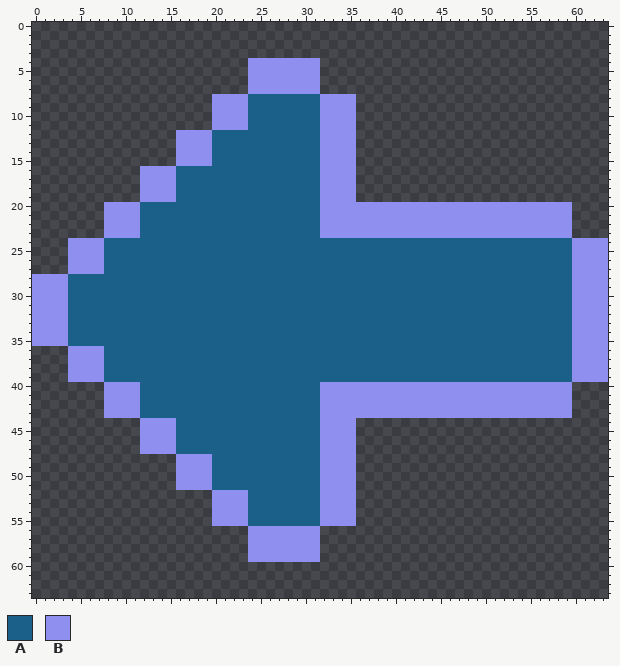
A pixel-art sprite gets an edit: assets/boton-flecha-izquierda.png. Above: the version before the commit.
The file is 64x64 pixels. Pixels under 10% opacity are left out.
Palette (. is transparent): A #1b6089  B #8f8fef
Pixels before (only the part around the change), first column x 0:
 0 ................................................................
 1 ................................................................
 2 ................................................................
 3 ................................................................
 4 ........................BBBBBBBB................................
 5 ........................BBBBBBBB................................
 6 ........................BBBBBBBB................................
 7 ........................BBBBBBBB................................
 8 ....................BBBBAAAAAAAABBBB............................
 9 ....................BBBBAAAAAAAABBBB............................
10 ....................BBBBAAAAAAAABBBB............................
11 ....................BBBBAAAAAAAABBBB............................
12 ................BBBBAAAAAAAAAAAABBBB............................
13 ................BBBBAAAAAAAAAAAABBBB............................
14 ................BBBBAAAAAAAAAAAABBBB............................
15 ................BBBBAAAAAAAAAAAABBBB............................
16 ............BBBBAAAAAAAAAAAAAAAABBBB............................
17 ............BBBBAAAAAAAAAAAAAAAABBBB............................
18 ............BBBBAAAAAAAAAAAAAAAABBBB............................
19 ............BBBBAAAAAAAAAAAAAAAABBBB............................
20 ........BBBBAAAAAAAAAAAAAAAAAAAABBBBBBBBBBBBBBBBBBBBBBBBBBBB....
21 ........BBBBAAAAAAAAAAAAAAAAAAAABBBBBBBBBBBBBBBBBBBBBBBBBBBB....
22 ........BBBBAAAAAAAAAAAAAAAAAAAABBBBBBBBBBBBBBBBBBBBBBBBBBBB....
23 ........BBBBAAAAAAAAAAAAAAAAAAAABBBBBBBBBBBBBBBBBBBBBBBBBBBB....
24 ....BBBBAAAAAAAAAAAAAAAAAAAAAAAAAAAAAAAAAAAAAAAAAAAAAAAAAAAABBBB
25 ....BBBBAAAAAAAAAAAAAAAAAAAAAAAAAAAAAAAAAAAAAAAAAAAAAAAAAAAABBBB
26 ....BBBBAAAAAAAAAAAAAAAAAAAAAAAAAAAAAAAAAAAAAAAAAAAAAAAAAAAABBBB
27 ....BBBBAAAAAAAAAAAAAAAAAAAAAAAAAAAAAAAAAAAAAAAAAAAAAAAAAAAABBBB
28 BBBBAAAAAAAAAAAAAAAAAAAAAAAAAAAAAAAAAAAAAAAAAAAAAAAAAAAAAAAABBBB
29 BBBBAAAAAAAAAAAAAAAAAAAAAAAAAAAAAAAAAAAAAAAAAAAAAAAAAAAAAAAABBBB
30 BBBBAAAAAAAAAAAAAAAAAAAAAAAAAAAAAAAAAAAAAAAAAAAAAAAAAAAAAAAABBBB
31 BBBBAAAAAAAAAAAAAAAAAAAAAAAAAAAAAAAAAAAAAAAAAAAAAAAAAAAAAAAABBBB
32 BBBBAAAAAAAAAAAAAAAAAAAAAAAAAAAAAAAAAAAAAAAAAAAAAAAAAAAAAAAABBBB
33 BBBBAAAAAAAAAAAAAAAAAAAAAAAAAAAAAAAAAAAAAAAAAAAAAAAAAAAAAAAABBBB
34 BBBBAAAAAAAAAAAAAAAAAAAAAAAAAAAAAAAAAAAAAAAAAAAAAAAAAAAAAAAABBBB
35 BBBBAAAAAAAAAAAAAAAAAAAAAAAAAAAAAAAAAAAAAAAAAAAAAAAAAAAAAAAABBBB
36 ....BBBBAAAAAAAAAAAAAAAAAAAAAAAAAAAAAAAAAAAAAAAAAAAAAAAAAAAABBBB
37 ....BBBBAAAAAAAAAAAAAAAAAAAAAAAAAAAAAAAAAAAAAAAAAAAAAAAAAAAABBBB
38 ....BBBBAAAAAAAAAAAAAAAAAAAAAAAAAAAAAAAAAAAAAAAAAAAAAAAAAAAABBBB
39 ....BBBBAAAAAAAAAAAAAAAAAAAAAAAAAAAAAAAAAAAAAAAAAAAAAAAAAAAABBBB
40 ........BBBBAAAAAAAAAAAAAAAAAAAABBBBBBBBBBBBBBBBBBBBBBBBBBBB....
41 ........BBBBAAAAAAAAAAAAAAAAAAAABBBBBBBBBBBBBBBBBBBBBBBBBBBB....
42 ........BBBBAAAAAAAAAAAAAAAAAAAABBBBBBBBBBBBBBBBBBBBBBBBBBBB....
43 ........BBBBAAAAAAAAAAAAAAAAAAAABBBBBBBBBBBBBBBBBBBBBBBBBBBB....
44 ............BBBBAAAAAAAAAAAAAAAABBBB............................
45 ............BBBBAAAAAAAAAAAAAAAABBBB............................
46 ............BBBBAAAAAAAAAAAAAAAABBBB............................
47 ............BBBBAAAAAAAAAAAAAAAABBBB............................
48 ................BBBBAAAAAAAAAAAABBBB............................
49 ................BBBBAAAAAAAAAAAABBBB............................
50 ................BBBBAAAAAAAAAAAABBBB............................
51 ................BBBBAAAAAAAAAAAABBBB............................
52 ....................BBBBAAAAAAAABBBB............................
53 ....................BBBBAAAAAAAABBBB............................
54 ....................BBBBAAAAAAAABBBB............................
55 ....................BBBBAAAAAAAABBBB............................
56 ........................BBBBBBBB................................
57 ........................BBBBBBBB................................
58 ........................BBBBBBBB................................
59 ........................BBBBBBBB................................
60 ................................................................
61 ................................................................
62 ................................................................
63 ................................................................
The same view after the edit:
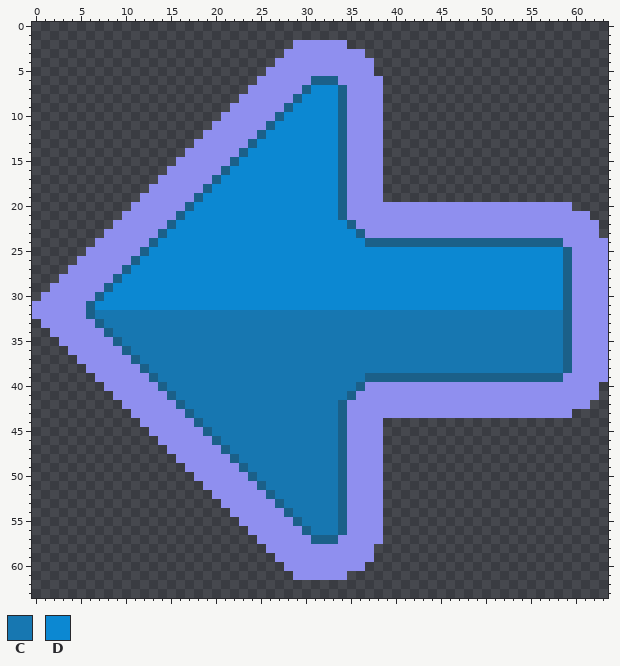
Colours new in this view: C #1777b1  D #0c88d2
The commit says: nuevos assets de flechas
The edit:
Changed rows in their new state; - is an unchanged pixel.
first column x 0:
 2 -----------------------------BBBBBB----------------------------
 3 ----------------------------BBBBBBBBB--------------------------
 4 ------------------------...-----BBBBBB-------------------------
 5 ------------------------..------BBBBBB-------------------------
 6 ------------------------.------AAABBBBB------------------------
 7 ------------------------------ADDDABBBB------------------------
 8 --------------------...-BBBBB-DDDDA-BBB------------------------
 9 --------------------..--BBBB-DDDDDA-BBB------------------------
10 --------------------.---BBB-DDDDDDA-BBB------------------------
11 ------------------------BB-DDDDDDDA-BBB------------------------
12 ----------------...-BBBBB-DDDDDDDDA-BBB------------------------
13 ----------------..--BBBB-DDDDDDDDDA-BBB------------------------
14 ----------------.---BBB-DDDDDDDDDDA-BBB------------------------
15 --------------------BB-DDDDDDDDDDDA-BBB------------------------
16 ------------...-BBBBB-DDDDDDDDDDDDA-BBB------------------------
17 ------------..--BBBB-DDDDDDDDDDDDDA-BBB------------------------
18 ------------.---BBB-DDDDDDDDDDDDDDA-BBB------------------------
19 ----------------BB-DDDDDDDDDDDDDDDA-BBB------------------------
20 --------...-BBBBB-DDDDDDDDDDDDDDDDA----------------------------
21 --------..--BBBB-DDDDDDDDDDDDDDDDDA-------------------------BB-
22 --------.---BBB-DDDDDDDDDDDDDDDDDDDA------------------------BBB
23 ------------BB-DDDDDDDDDDDDDDDDDDDDDA-----------------------BBB
24 ----...-BBBBB-DDDDDDDDDDDDDDDDDDDDDDD----------------------B---
25 ----..--BBBB-DDDDDDDDDDDDDDDDDDDDDDDDDDDDDDDDDDDDDDDDDDDDDD----
26 ----.---BBB-DDDDDDDDDDDDDDDDDDDDDDDDDDDDDDDDDDDDDDDDDDDDDDD----
27 --------BB-DDDDDDDDDDDDDDDDDDDDDDDDDDDDDDDDDDDDDDDDDDDDDDDD----
28 ...-BBBBB-DDDDDDDDDDDDDDDDDDDDDDDDDDDDDDDDDDDDDDDDDDDDDDDDD----
29 ..--BBBB-DDDDDDDDDDDDDDDDDDDDDDDDDDDDDDDDDDDDDDDDDDDDDDDDDD----
30 .---BBB-DDDDDDDDDDDDDDDDDDDDDDDDDDDDDDDDDDDDDDDDDDDDDDDDDDD----
31 ----BB-DDDDDDDDDDDDDDDDDDDDDDDDDDDDDDDDDDDDDDDDDDDDDDDDDDDD----
32 ----BB-CCCCCCCCCCCCCCCCCCCCCCCCCCCCCCCCCCCCCCCCCCCCCCCCCCCC----
33 .---BBB-CCCCCCCCCCCCCCCCCCCCCCCCCCCCCCCCCCCCCCCCCCCCCCCCCCC----
34 ..--BBBB-CCCCCCCCCCCCCCCCCCCCCCCCCCCCCCCCCCCCCCCCCCCCCCCCCC----
35 ...-BBBBB-CCCCCCCCCCCCCCCCCCCCCCCCCCCCCCCCCCCCCCCCCCCCCCCCC----
36 --------BB-CCCCCCCCCCCCCCCCCCCCCCCCCCCCCCCCCCCCCCCCCCCCCCCC----
37 ----.---BBB-CCCCCCCCCCCCCCCCCCCCCCCCCCCCCCCCCCCCCCCCCCCCCCC----
38 ----..--BBBB-CCCCCCCCCCCCCCCCCCCCCCCCCCCCCCCCCCCCCCCCCCCCCC----
39 ----...-BBBBB-CCCCCCCCCCCCCCCCCCCCCCC----------------------B---
40 ------------BB-CCCCCCCCCCCCCCCCCCCCCA-----------------------BBB
41 --------.---BBB-CCCCCCCCCCCCCCCCCCCA------------------------BBB
42 --------..--BBBB-CCCCCCCCCCCCCCCCCA-------------------------BB-
43 --------...-BBBBB-CCCCCCCCCCCCCCCCA----------------------------
44 ----------------BB-CCCCCCCCCCCCCCCA-BBB------------------------
45 ------------.---BBB-CCCCCCCCCCCCCCA-BBB------------------------
46 ------------..--BBBB-CCCCCCCCCCCCCA-BBB------------------------
47 ------------...-BBBBB-CCCCCCCCCCCCA-BBB------------------------
48 --------------------BB-CCCCCCCCCCCA-BBB------------------------
49 ----------------.---BBB-CCCCCCCCCCA-BBB------------------------
50 ----------------..--BBBB-CCCCCCCCCA-BBB------------------------
51 ----------------...-BBBBB-CCCCCCCCA-BBB------------------------
52 ------------------------BB-CCCCCCCA-BBB------------------------
53 --------------------.---BBB-CCCCCCA-BBB------------------------
54 --------------------..--BBBB-CCCCCA-BBB------------------------
55 --------------------...-BBBBB-CCCCA-BBB------------------------
56 ------------------------------ACCCABBBB------------------------
57 ------------------------.------AAABBBBB------------------------
58 ------------------------..------BBBBBB-------------------------
59 ------------------------...-----BBBBBB-------------------------
60 ----------------------------BBBBBBBBB--------------------------
61 -----------------------------BBBBBB----------------------------
Where, in picture pixels (left, top, right, bottom), the same in both pictures:
changed: (32, 40, 599, 580)
